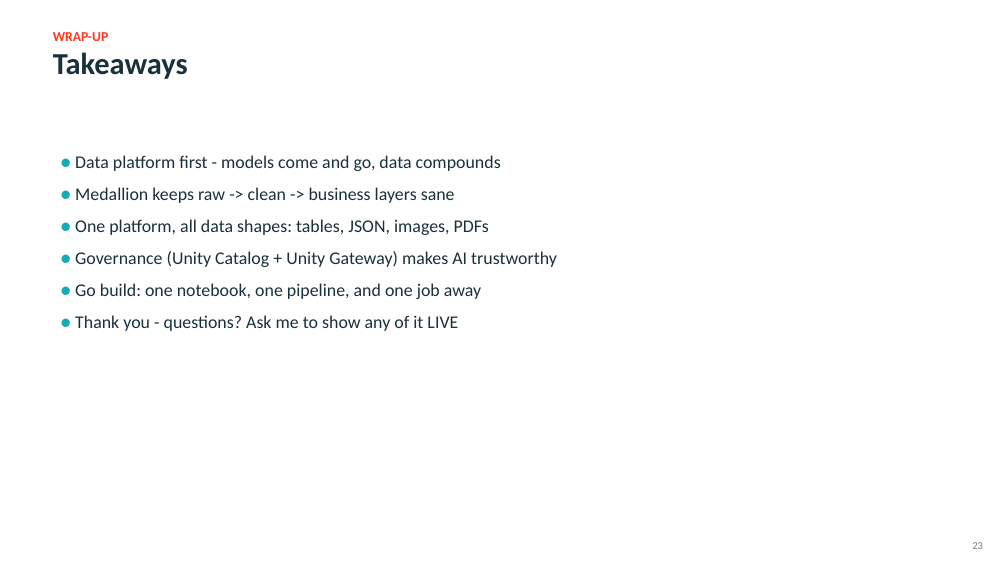
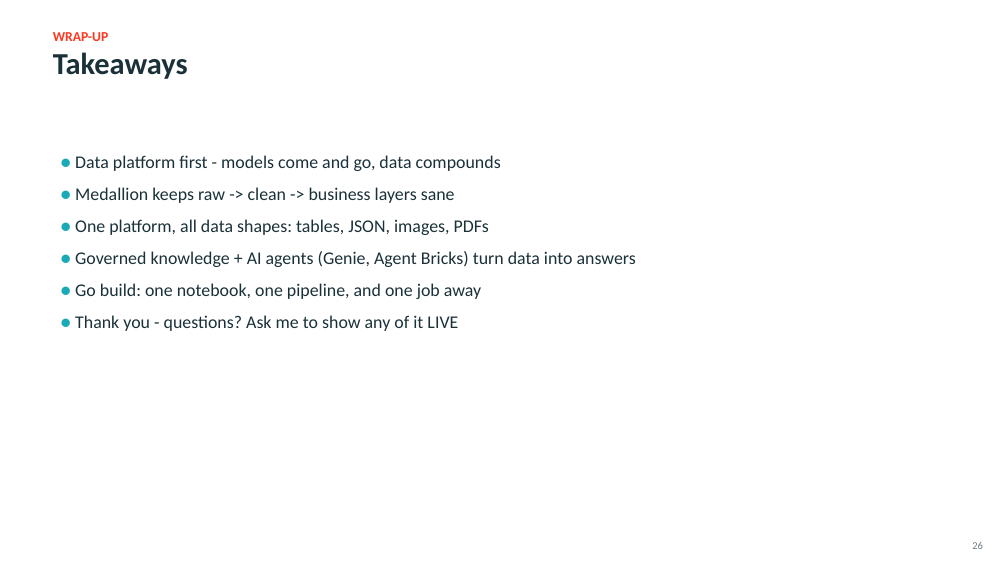
Before and after one commit to adranale/databricks_demo, a slide deck: slide 26 of AI_Through_Modern_Data_Platforms_Databricks.pptx (slide 23 before the commit). Drawn at 1008x567 pixels with LibreOffice and Linux fonts; fonts in the diff are those of the drawing. Boxes give left, top, right and bottom in pixels: in the first picture for what was removed or moved away, otherwise in the second. Text is boxed around its words. In the diff, an @@ line names an element or a change of style, - is before the commit and + after.

Commit message:
Add Agent Bricks, Genie Ontology, and 2026 AI-stack slides
- New slide: Agent Bricks (ai_extract / ai_classify / ai_parse_document + evaluations diagram)
- New slide: Genie Ontology (modeled vs learned knowledge, Genie One/Genie Code/MCP consumers)
- New slide: 2026 AI stack at a glance (Genie One, AI Search, benchmarks, MCP, Unity Gateway)
- Genie slide extended with Genie One + benchmarks; deck now 26 slides, 18 embedded images, neutral voice (verified)

```diff
--- a/AI_Through_Modern_Data_Platforms_Databricks.pptx
+++ b/AI_Through_Modern_Data_Platforms_Databricks.pptx
@@ text at [75, 251, 636, 267]: text changed @@
-● Governance (Unity Catalog + Unity Gateway) makes AI trustworthy
+● Governed knowledge + AI agents (Genie, Agent Bricks) turn data into answers
```
Also in this commit, not shown: 5 other slides changed, 3 slides added.
